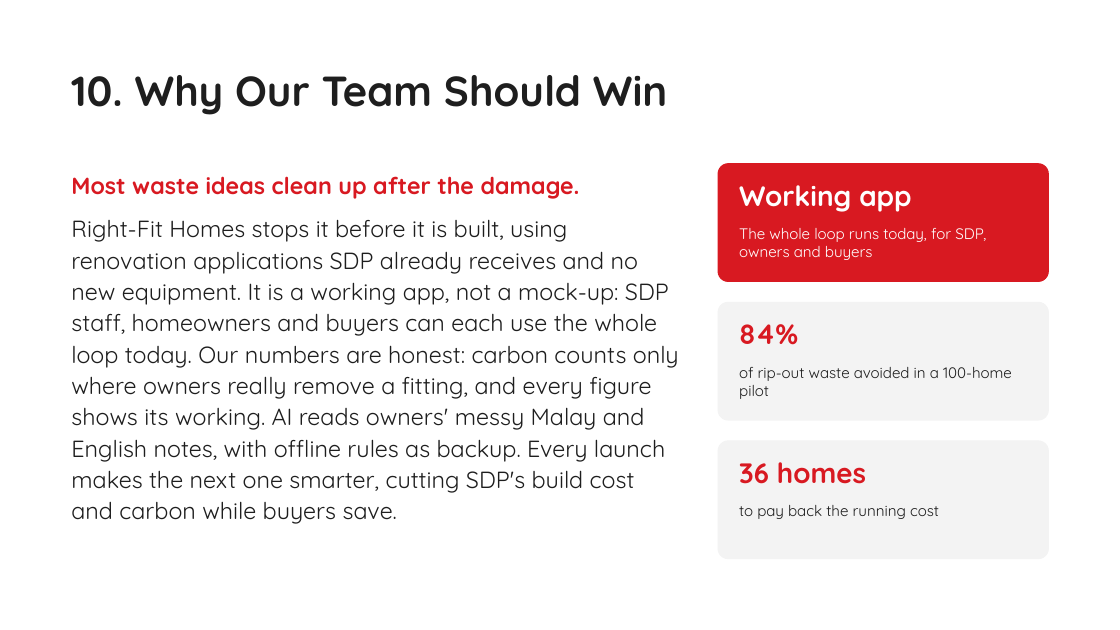
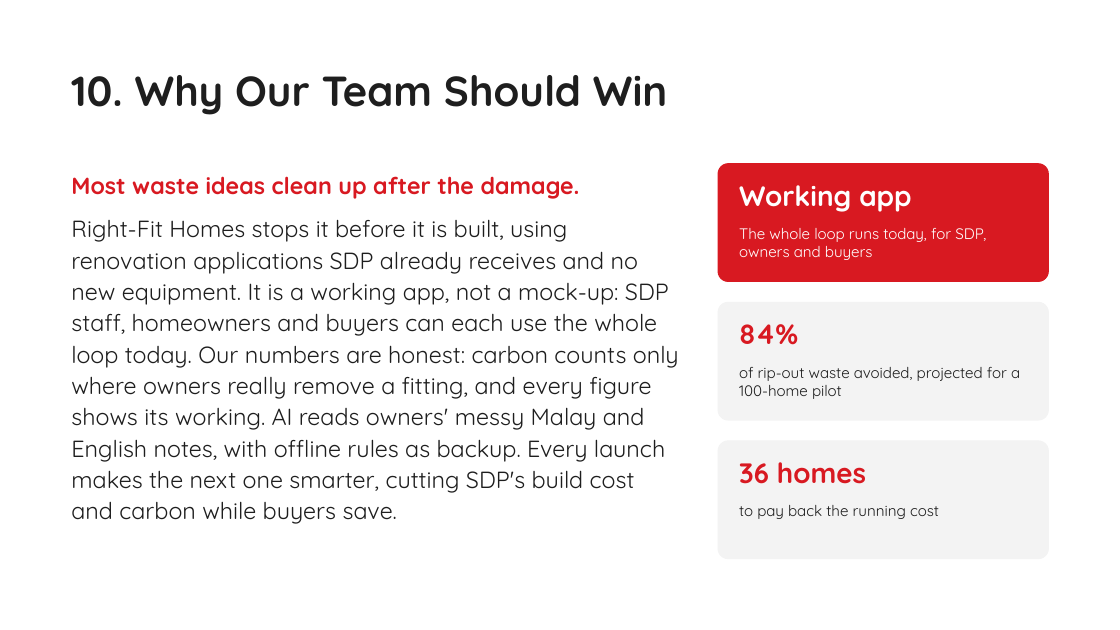
Before and after one commit to Jayden-Jarred/Sime-Darby-Hackathon, a slide deck: slide 12 of docs/Right-Fit-Homes-Pitch.pptx. Drawn at 1120x630 pixels with LibreOffice and Linux fonts; fonts in the diff are those of the drawing; background and template pictures are left out. Boxes give left, top, right and bottom in pixels: in the first picture for what was removed or moved away, otherwise in the second. Text is boxed around its words. In the diff, an @@ line names an element or a change of style, - is before the commit and + after.

```diff
--- a/docs/Right-Fit-Homes-Pitch.pptx
+++ b/docs/Right-Fit-Homes-Pitch.pptx
@@ text at <box>739,367,1020,399</box>: text changed @@
-of rip-out waste avoided in a 100-home pilot
+of rip-out waste avoided, projected for a 100-home pilot
```
Also in this commit, not shown: 4 other slides changed.
